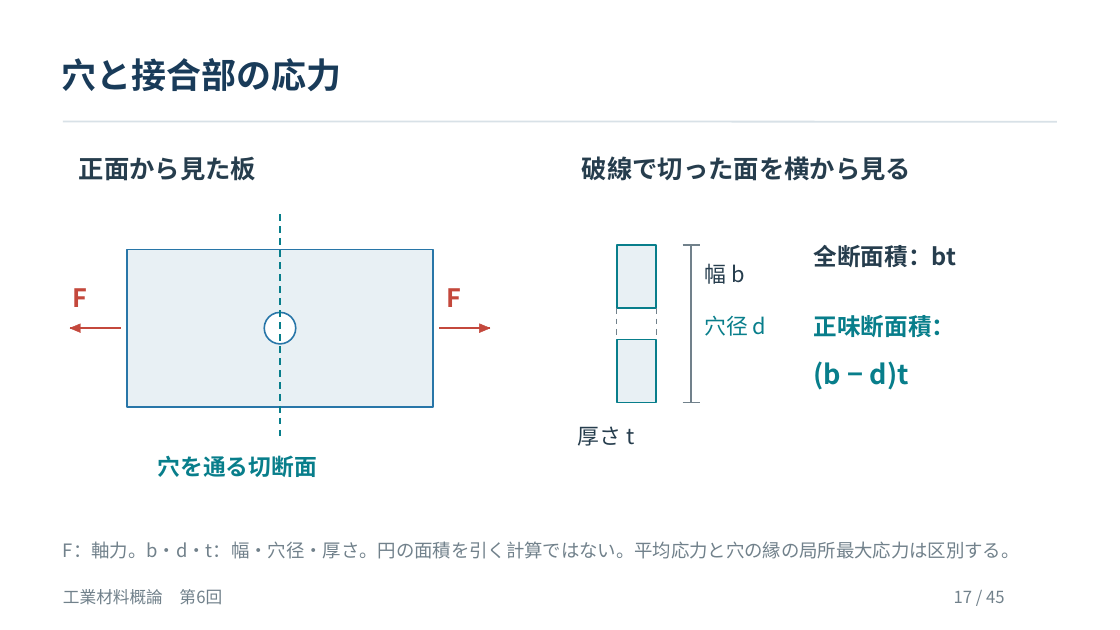
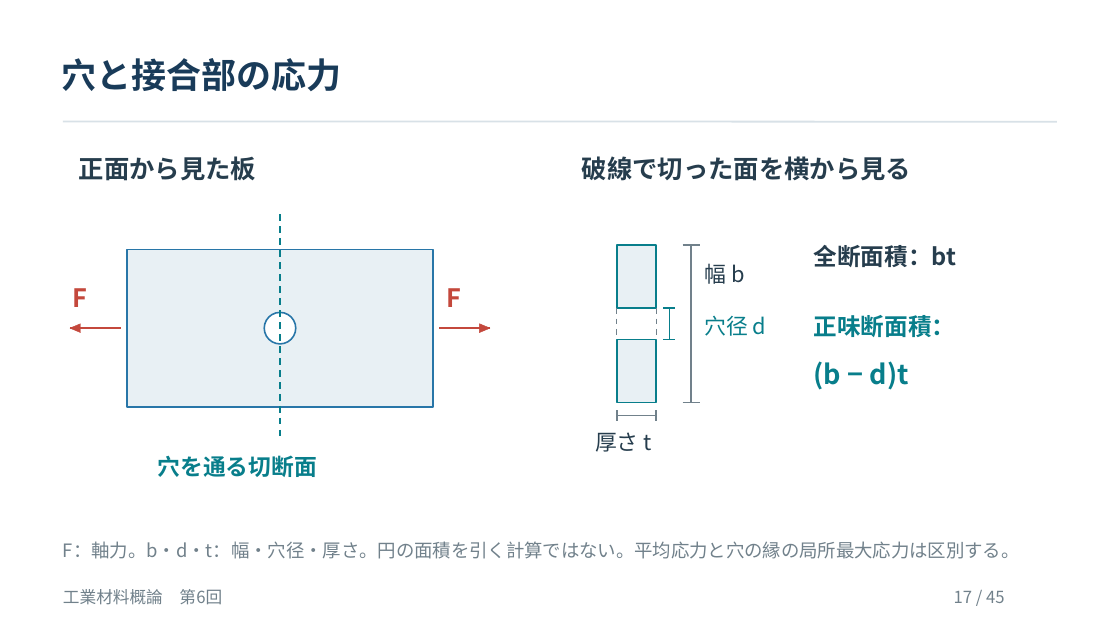
Before and after one commit to zooc-14calbp/industrial-materials-course, a slide deck: slide 17 of 学生用/第06回/06_授業スライド.pptx. Drawn at 1120x630 pixels with LibreOffice and Linux fonts; fonts in the diff are those of the drawing. Boxes give left, top, right and bottom in pixels: in the first picture for what was removed or moved away, otherwise in the second. Text is boxed around its words. In the diff, an @@ line names an element or a change of style, - is before the commit and + after.

```diff
--- a/学生用/第06回/06_授業スライド.pptx
+++ b/学生用/第06回/06_授業スライド.pptx
@@ freeform shape added at [664,308,676,309], outline #087E8B 1.28 pt @@
@@ freeform shape added at [670,308,670,340], outline #087E8B 1.28 pt @@
@@ freeform shape added at [664,339,676,340], outline #087E8B 1.28 pt @@
@@ freeform shape added at [617,416,656,417], outline #71818B 1.28 pt @@
@@ freeform shape added at [617,411,618,421], outline #71818B 1.28 pt @@
@@ freeform shape added at [656,411,657,421], outline #71818B 1.28 pt @@
@@ text "厚さ t": place and size @@
-text "厚さ t" at [578,426,634,446]
+text "厚さ t" at [595,432,652,452]
```
Also in this commit, not shown: 2 other slides changed, 9 other files.
